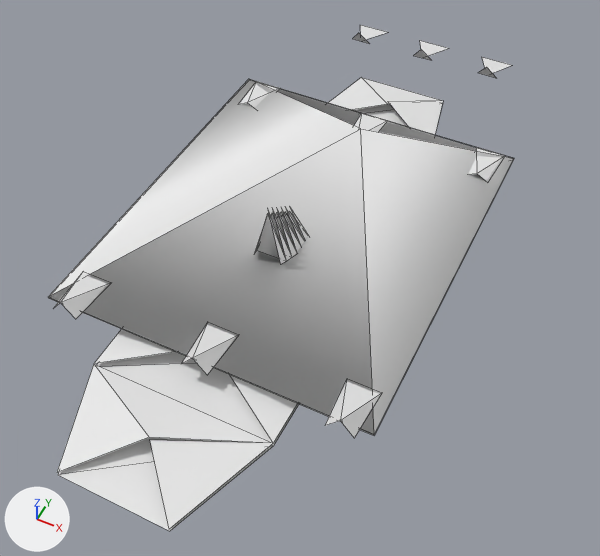
A saved change to the OBJ model GameData/Meshes/Designs/solari/solari_scout_mk1_00.obj.
The view is the same before and after, from a camera (50 mm lens) standing at (0.85, -1.69, 1.91) and looking at (0.06, -0.12, -0.05). The lights are fixed; the arrows at lower left show +X, +Y and +Z. The first picture is the older version. Mesh edges are drawn as thin lines. Where no turn or scale is listed for an object, it has been applied to the vertices. Vertices at exactly the same position are counted once.

Names of what the first picture shows: 'solari_scout_mk1_00'.
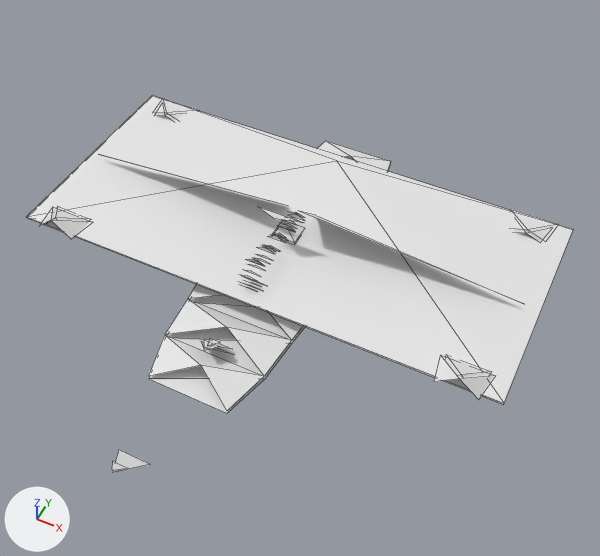
Location of each change, [x1, y1, x2, y2] in pixels of the pictures (600 x 556 px; the box of a moved part takes in the faces that stretch with it):
'solari_scout_mk1_00', reshaped (17% wider, 25% shorter): before [48, 25, 514, 531]; after [27, 95, 573, 472]
part 1 of me_solari_scout_mk1_00, moved or reshaped: before [240, 81, 280, 108]; after [155, 99, 199, 119]
part 2 of me_solari_scout_mk1_00, moved or reshaped: before [468, 147, 505, 181]; after [510, 209, 559, 240]
part 3 of me_solari_scout_mk1_00, moved or reshaped: before [54, 273, 108, 319]; after [39, 208, 90, 239]
part 4 of me_solari_scout_mk1_00, moved or reshaped: before [325, 381, 380, 438]; after [434, 357, 494, 399]
part 5 of me_solari_scout_mk1_00, moved or reshaped: before [354, 113, 388, 132]; after [156, 113, 175, 121]
part 6 of me_solari_scout_mk1_00, moved or reshaped: before [181, 325, 236, 375]; after [516, 229, 540, 241]
part 7 of me_solari_scout_mk1_00, added: after [46, 207, 88, 224]
part 8 of me_solari_scout_mk1_00, added: after [447, 356, 490, 376]
part 9 of me_solari_scout_mk1_00, rebuilt (37% narrower, 40% shorter): before [57, 77, 443, 529]; after [149, 141, 391, 410]
part 10 of me_solari_scout_mk1_00, rebuilt (mostly hidden): before [58, 103, 443, 531]; after [149, 156, 390, 413]
part 11 of me_solari_scout_mk1_00, rebuilt (17% wider, 13% shorter): before [48, 79, 514, 435]; after [27, 95, 573, 403]
part 12 of me_solari_scout_mk1_00, deleted: before [353, 25, 512, 78]
part 13 of me_solari_scout_mk1_00, cut back: before [254, 207, 309, 265]; after [27, 111, 562, 472]

Edits to the bpy script that builds the scene:
```text
Change me_solari_scout_mk1_00:
    used by ob_solari_scout_mk1_00; location = (0.0, 0.0, 0.0)
    remove me_solari_scout_mk1_00.from_pydata(...)  # 137 vertices, 93 faces; spans x -0.52..0.52, y -1.04..1.24, z 0.0..0.29
    add me_solari_scout_mk1_00.from_pydata(...)  # 384 vertices, 174 faces; spans x -0.78..0.78, y -1.01..0.46, z 0.0..0.22
    me_solari_scout_mk1_00 part 1: the loose piece of 5 vertices spanning x -0.49..-0.38, y 0.45..0.61, z 0.06..0.09 is scaled about the mesh origin by (1.52, 0.58, 1.07)
    me_solari_scout_mk1_00 part 2: the loose piece of 5 vertices spanning x 0.38..0.49, y 0.45..0.61, z 0.06..0.09 is scaled about the mesh origin by (1.52, 0.58, 1.07)
    me_solari_scout_mk1_00 part 3: the loose piece of 5 vertices spanning x -0.49..-0.38, y -0.64..-0.48, z 0.06..0.12 is scaled about its middle by (1.52, 0.58, 1.07), then moved by (-0.22, 0.22, 0.01)
    me_solari_scout_mk1_00 part 4: the loose piece of 5 vertices spanning x 0.38..0.49, y -0.64..-0.48, z 0.06..0.12 is scaled about its middle by (1.52, 0.58, 1.07), then moved by (0.22, 0.22, 0.01)
    me_solari_scout_mk1_00 part 5: the loose piece of 5 vertices spanning x -0.05..0.05, y 0.45..0.61, z 0.06..0.09 is scaled about its middle by (1.24, 0.516, 0.918), then moved by (-0.66, -0.24, 0.0)
    me_solari_scout_mk1_00 part 6: the loose piece of 5 vertices spanning x -0.05..0.05, y -0.64..-0.48, z 0.06..0.12 is scaled about its middle by (1.24, 0.516, 0.402), then moved by (0.66, 0.85, -0.01)
    me_solari_scout_mk1_00 part 7: the loose piece of 5 vertices spanning x -0.49..-0.38, y -0.64..-0.48, z 0.06..0.12 is copied, and the copy is scaled about its middle by (1.24, 0.516, 0.938), then moved by (-0.22, 0.23, 0.0); it spans x -0.72..-0.59, y -0.37..-0.29, z 0.07..0.12
    me_solari_scout_mk1_00 part 8: the loose piece of 5 vertices spanning x 0.38..0.49, y -0.64..-0.48, z 0.06..0.12 is copied, and the copy is scaled about its middle by (1.24, 0.516, 0.938), then moved by (0.22, 0.23, 0.0); it spans x 0.59..0.72, y -0.37..-0.29, z 0.07..0.12
    me_solari_scout_mk1_00 part 9: the loose piece of 26 vertices spanning x -0.31..0.31, y -1.04..0.88, z 0.01..0.06 is rebuilt with 26 vertices and now spans x -0.19..0.19, y -0.68..0.46, z 0.01..0.06
    me_solari_scout_mk1_00 part 10: the loose piece of 14 vertices spanning x -0.31..0.31, y -1.04..0.88, z 0.0 is rebuilt with 18 vertices and now spans x -0.19..0.19, y -0.68..0.46, z 0.0
    me_solari_scout_mk1_00 part 11: the loose piece of 9 vertices spanning x -0.52..0.52, y -0.61..0.61, z 0.06..0.1 is rebuilt with 5 vertices and now spans x -0.78..0.78, y -0.37..0.35, z 0.07..0.11
    me_solari_scout_mk1_00 part 12: 7 loose pieces with 32 vertices, spanning x -0.33..0.33, y -0.21..1.24, z 0.0..0.08, are deleted
    me_solari_scout_mk1_00 part 13: 26 vertices removed from x -0.08..0.08, y -0.21..-0.05, z 0.05..0.29; 295 vertices added at x -0.78..0.78, y -1.01..0.35, z 0.0..0.22
```
